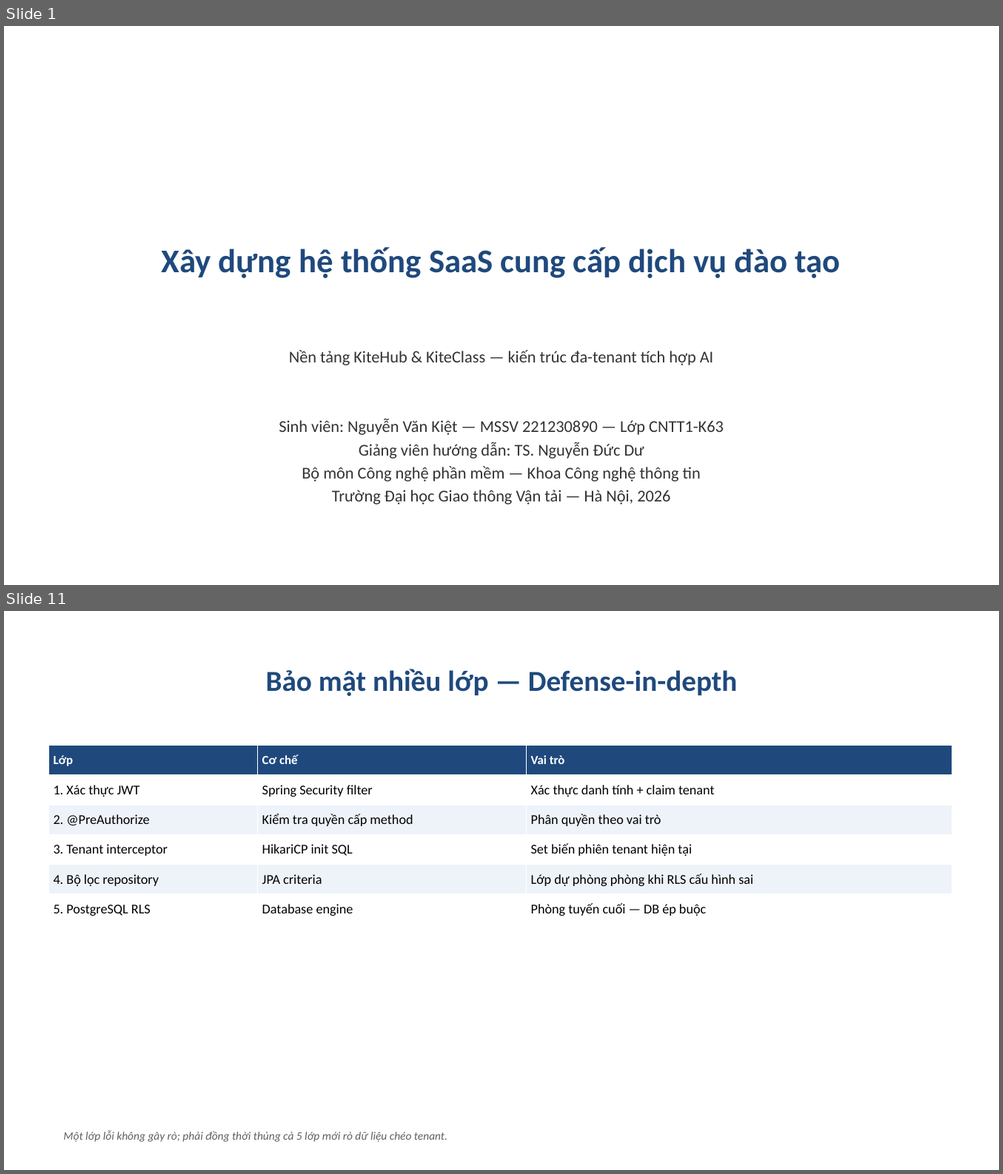
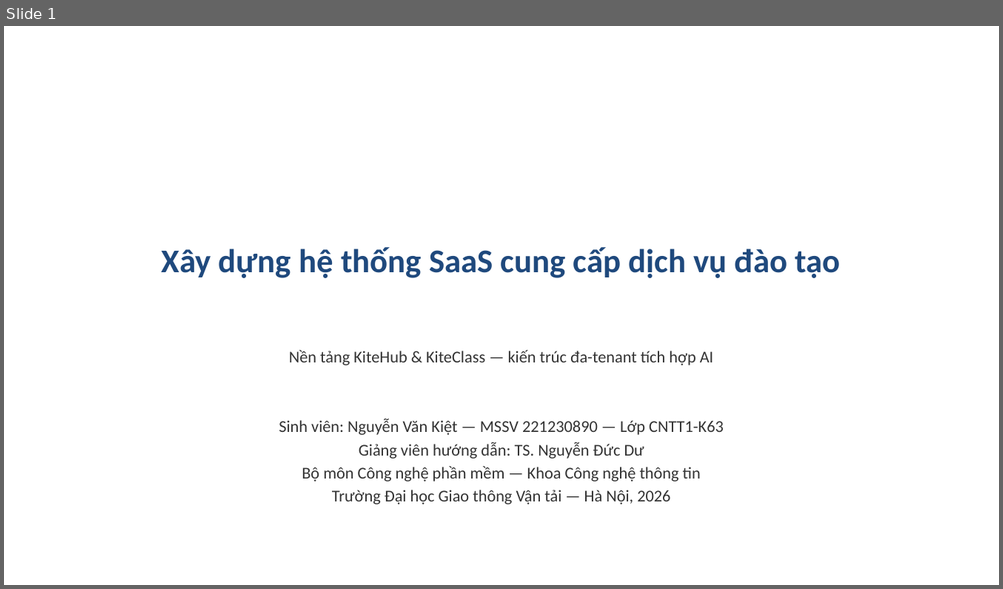
Before and after one commit to VictorAurelius/2026-Kite-Class-Platform, a slide deck: documents/08-thesis/defense/KiteHub-baove-khoaluan-20slide.pptx. Shown one above the other, each under a label of ours: slides 1 and 11 before the commit, slide 1 after it; the slides between them are not shown. The pictures are 1003x1174 and 1003x589 pixels, drawn with LibreOffice and Linux fonts; fonts in the diff are those of the drawing. Boxes give left, top, right and bottom in pixels: in the first picture for what was removed or moved away, otherwise in the second. Text is boxed around its words. In the diff, an @@ line names an element or a change of style, - is before the commit and + after.

```diff
--- a/documents/08-thesis/defense/KiteHub-baove-khoaluan-20slide.pptx
+++ b/documents/08-thesis/defense/KiteHub-baove-khoaluan-20slide.pptx
@@ slide 11 removed at [4, 611, 999, 1170], background #FFFFFF @@
@@ title removed at [266, 669, 737, 696] @@
-Bảo mật nhiều lớp — Defense-in-depth
@@ table removed at [48, 745, 951, 924], 6 rows, 3 columns @@
-Lớp | Cơ chế | Vai trò
-1. Xác thực JWT | Spring Security filter | Xác thực danh tính + claim tenant
-2. @PreAuthorize | Kiểm tra quyền cấp method | Phân quyền theo vai trò
-3. Tenant interceptor | HikariCP init SQL | Set biến phiên tenant hiện tại
-4. Bộ lọc repository | JPA criteria | Lớp dự phòng phòng khi RLS cấu hình sai
-5. PostgreSQL RLS | Database engine | Phòng tuyến cuối — DB ép buộc
@@ text removed at [63, 1130, 447, 1142] @@
-Một lớp lỗi không gây rò; phải đồng thời thủng cả 5 lớp mới rò dữ liệu chéo tenant.
```
Also in this commit, not shown: 14 slides changed, 12 slides added, 11 other slides removed, 22 other files.
